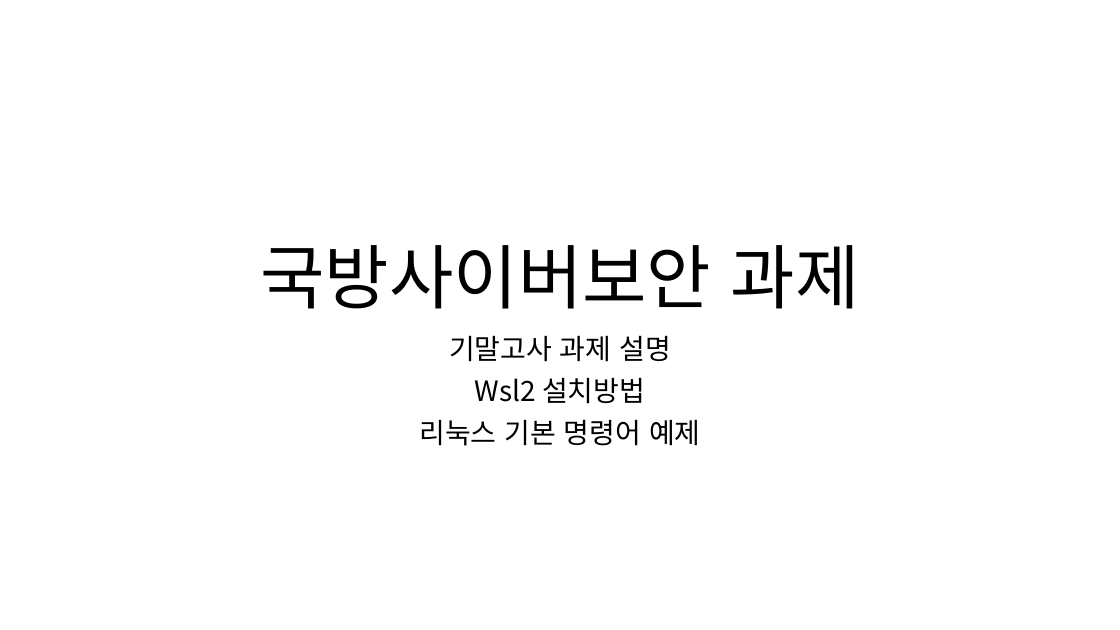
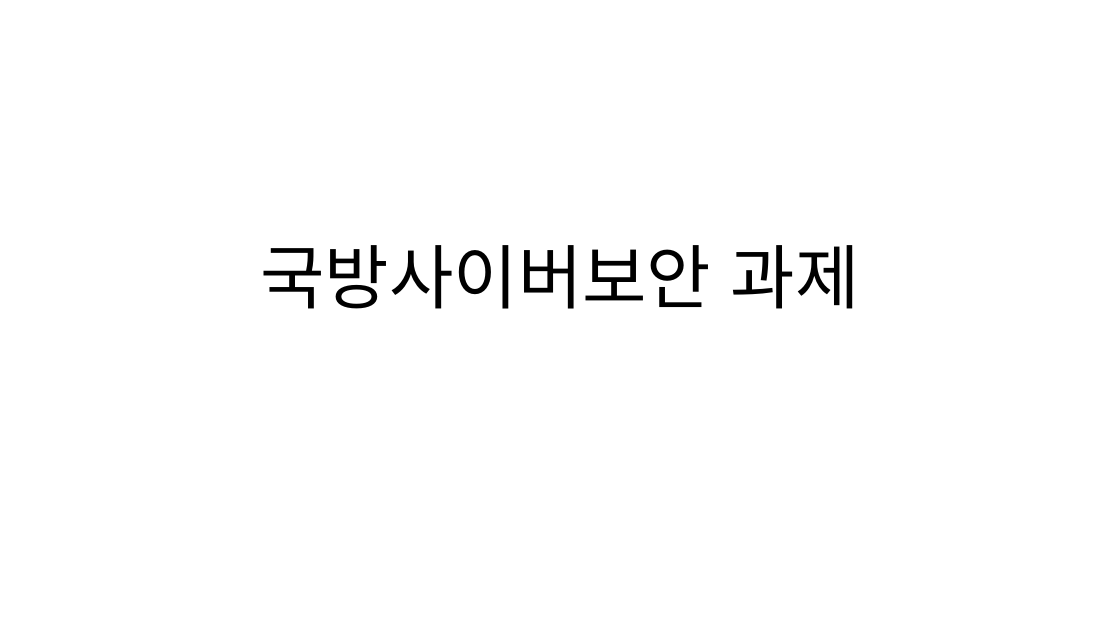
Before and after one commit to arizona95/CyberTraining, a slide deck: slide 1 of Lecture/student_class_ppt_21_2/국방사이버보안 과제.pptx. Drawn at 1120x630 pixels with LibreOffice and Linux fonts; fonts in the diff are those of the drawing. Boxes give left, top, right and bottom in pixels: in the first picture for what was removed or moved away, otherwise in the second. Text is boxed around its words. In the diff, an @@ line names an element or a change of style, - is before the commit and + after.

```diff
--- a/Lecture/student_class_ppt_21_2/국방사이버보안 과제.pptx
+++ b/Lecture/student_class_ppt_21_2/국방사이버보안 과제.pptx
@@ subtitle removed at (419, 335, 701, 446) @@
-기말고사 과제 설명
-Wsl2 설치방법
-리눅스 기본 명령어 예제
```
Also in this commit, not shown: 1 other slide changed, 7 slides added, 22 slides removed.
